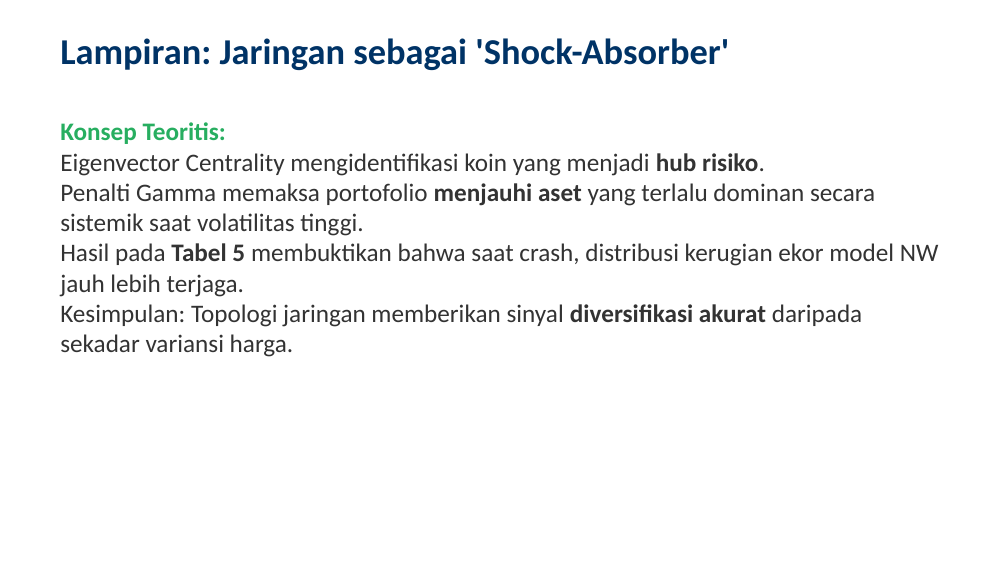
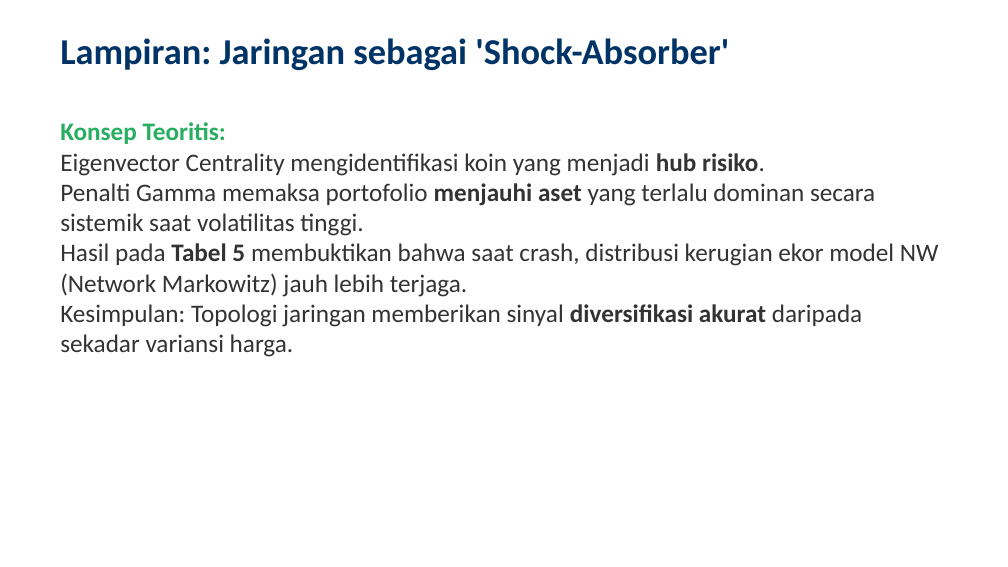
Before and after one commit to ragilrojo/RepoThesis, a slide deck: slide 35 of Presentasi_Proposal_Update.pptx (slide 33 before the commit). Drawn at 1008x567 pixels with LibreOffice and Linux fonts; fonts in the diff are those of the drawing. Boxes give left, top, right and bottom in pixels: in the first picture for what was removed or moved away, otherwise in the second. Text is boxed around its words. In the diff, an @@ line names an element or a change of style, - is before the commit and + after.

Commit message:
feat: add numerical example of pearson correlation and classical markowitz to presentation

```diff
--- a/Presentasi_Proposal_Update.pptx
+++ b/Presentasi_Proposal_Update.pptx
@@ text at (60, 243, 939, 297): text changed @@
-• Hasil pada Tabel 5 membuktikan bahwa saat crash, distribusi kerugian ekor model NW jauh lebih terjaga.
+• Hasil pada Tabel 5 membuktikan bahwa saat crash, distribusi kerugian ekor model NW (Network Markowitz) jauh lebih terjaga.
```
Also in this commit, not shown: 16 other slides changed, 2 slides added, 2 other files.
